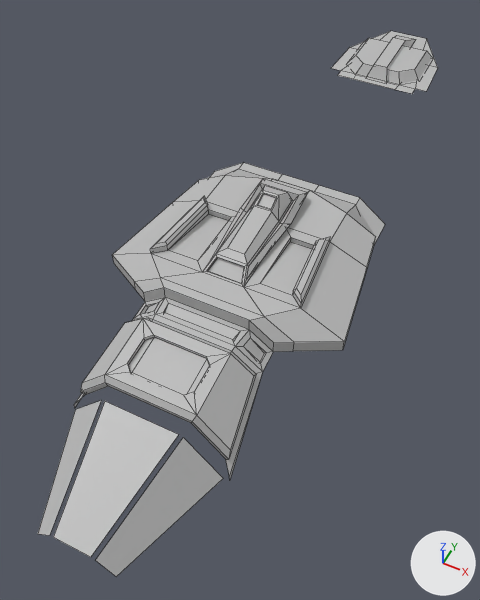
Before and after pictures for a commit that changed the FBX model Assets/Apalkova-Oksana/Ship_roof.fbx.
Camera for both pictures: a camera (50 mm lens) standing at (8.6, -19.1, 21.2) and looking at (-0.7, -0.7, -1.8). Arrows for +X, +Y and +Z are at lower right; the lights stay in place. Mesh edges are drawn as thin lines. Where no turn or scale is listed for an object, it has been applied to the vertices.

The first picture shows 'Ship_roof'.
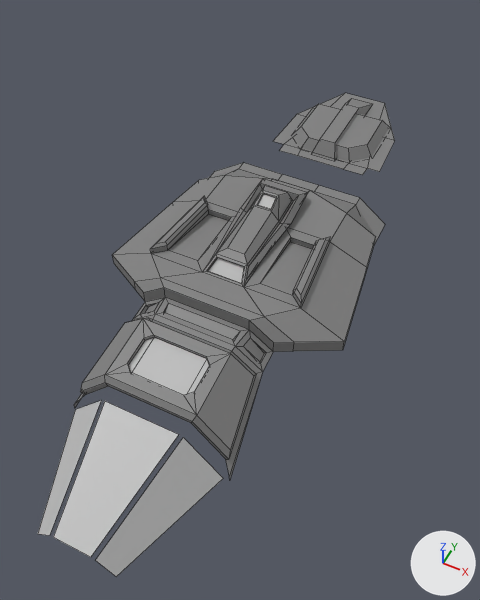
Where the newer file only moved an object's origin or applied its transform, the numbers keep the older frame.

Changed parts and their boxes [x1, y1, x2, y2] in the pictures (480 x 600 px; the box of a moved part takes in the faces that stretch with it):
```json
{"object": "Ship_roof", "change": "reshaped, recoloured", "before": [38, 31, 438, 577], "after": [38, 93, 395, 577], "on screen": "11% narrower, 11% shorter"}
{"part": 1, "of": "me_mesh", "change": "moved or reshaped", "before": [348, 38, 432, 84], "after": [293, 104, 390, 162]}
{"part": 2, "of": "me_mesh", "change": "moved or reshaped", "before": [332, 31, 438, 94], "after": [273, 93, 395, 175]}
{"part": 3, "of": "me_mesh", "change": "moved or reshaped", "before": [366, 35, 416, 83], "after": [312, 99, 372, 160]}
{"part": 4, "of": "me_mesh", "change": "recoloured", "before": [74, 163, 385, 479], "after": [74, 163, 385, 479]}
```

The change, as JSON lines over the scene's bpy script:
```json
{"op": "add", "block": "mat_lambert2", "code": ["mat_lambert2 = principled_material('lambert2')", "mat_lambert2.base_color = (0.221, 0.221, 0.221)  # grey #818181"]}
{"block": "me_mesh", "where": "# used by ob_ship_roof; location = (0.01, 3.8, 1.48)"}
{"op": "remove", "block": "me_mesh", "code": "me_mesh.from_pydata(...)  # 240 vertices, 216 faces; spans x -5.2..5.2, y -17.8..17.8, z -2.2..2.2"}
{"op": "add", "block": "me_mesh", "code": "me_mesh.from_pydata(...)  # 240 vertices, 216 faces; spans x -5.2..5.2, y -17.8..9.7, z -2.2..2.2"}
{"block": "me_mesh", "change": "me_mesh part 1: the loose piece of 12 vertices spanning x -2.2..2.2, y 11.9..15.8, z -0.4..0.2 is moved by (0.0, -8.2, 0.0)"}
{"block": "me_mesh", "change": "me_mesh part 2: the loose piece of 16 vertices spanning x -2.9..2.9, y 11.3..17.8, z -0.3 is moved by (0.0, -8.2, 0.0)"}
{"block": "me_mesh", "change": "me_mesh part 3: the loose piece of 8 vertices spanning x -0.7..0.6, y 11.7..17.5, z -0.4..0.3 is moved by (0.0, -8.2, 0.0)"}
{"block": "me_mesh", "change": "me_mesh part 4: 208 of the faces centred in x -4.9..4.9, y -12.9..16.6, z -1.4..2.2 switch from mat_lambert1 (grey #bcbcbc) to mat_lambert2 (grey #818181)"}
```
